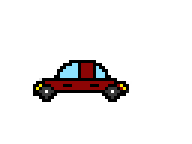
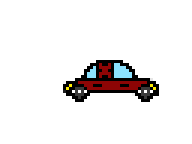
Layers edited between the first and the second 192px x 144px image:
renamed "Background" to "Left Flat 1", painted on it over [33, 60, 159, 102]
